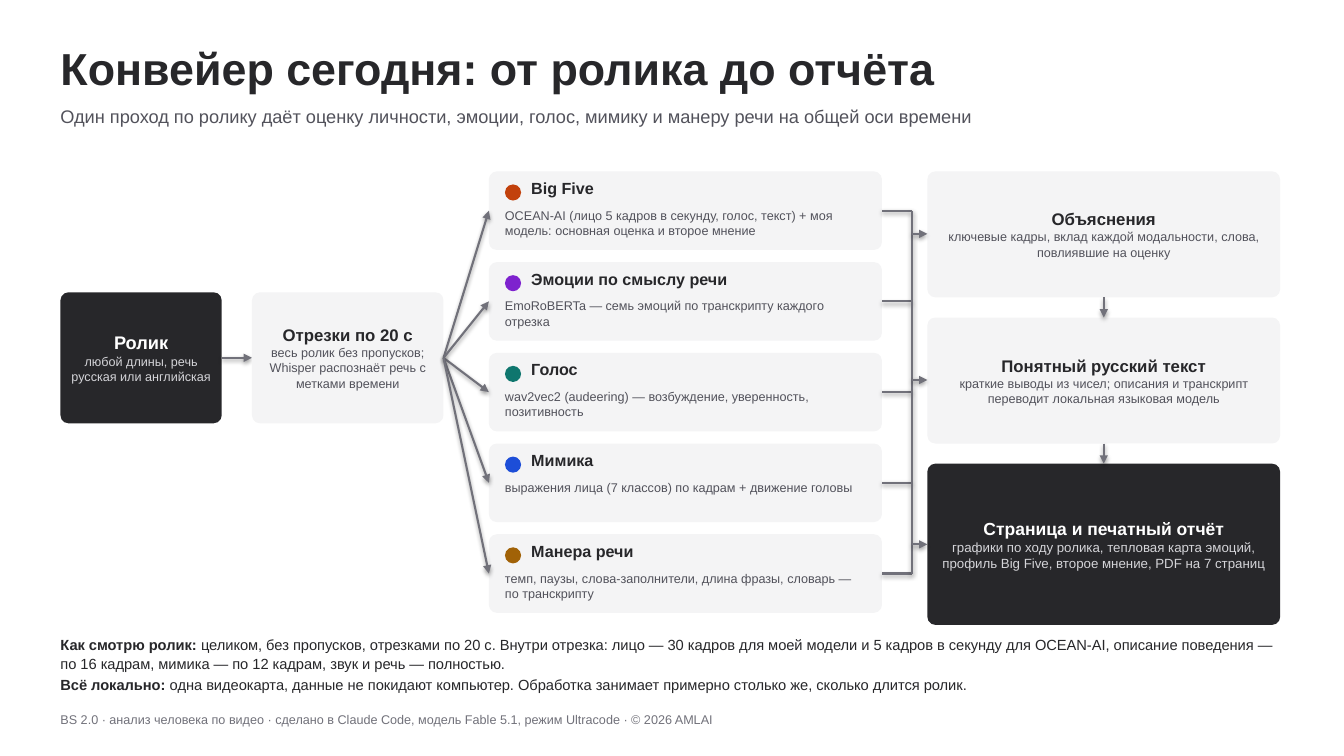
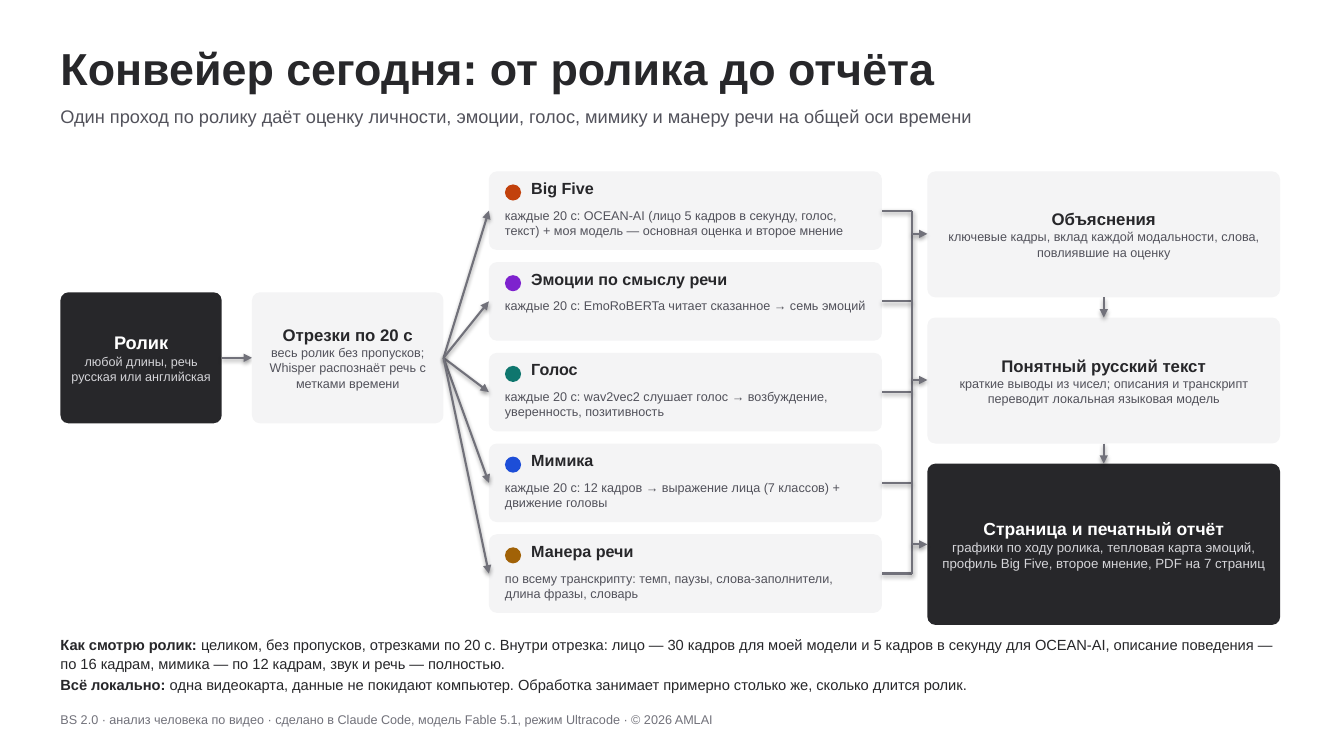
Before and after one commit to AML1969/bigfive-video, a slide deck: slide 3 of BS2_проект_5_слайдов.pptx. Drawn at 1344x756 pixels with LibreOffice and Linux fonts; fonts in the diff are those of the drawing. Boxes give left, top, right and bottom in pixels: in the first picture for what was removed or moved away, otherwise in the second. Text is boxed around its words. In the diff, an @@ line names an element or a change of style, - is before the commit and + after.

```diff
--- a/BS2_проект_5_слайдов.pptx
+++ b/BS2_проект_5_слайдов.pptx
@@ text at bbox=[505, 211, 844, 238]: text changed @@
-OCEAN-AI (лицо 5 кадров в секунду, голос, текст) + моя модель: основная оценка и второе мнение
+каждые 20 с: OCEAN-AI (лицо 5 кадров в секунду, голос, текст) + моя модель — основная оценка и второе мнение
@@ text at bbox=[505, 301, 865, 313]: text changed @@
-EmoRoBERTa — семь эмоций по транскрипту каждого отрезка
+каждые 20 с: EmoRoBERTa читает сказанное → семь эмоций
@@ text at bbox=[505, 392, 828, 419]: text changed @@
-wav2vec2 (audeering) — возбуждение, уверенность, позитивность
+каждые 20 с: wav2vec2 слушает голос → возбуждение, уверенность, позитивность
@@ text at bbox=[505, 483, 829, 510]: text changed @@
-выражения лица (7 классов) по кадрам + движение головы
+каждые 20 с: 12 кадров → выражение лица (7 классов) + движение головы
@@ text at bbox=[505, 576, 832, 601]: text changed @@
-темп, паузы, слова-заполнители, длина фразы, словарь — по транскрипту
+по всему транскрипту: темп, паузы, слова-заполнители, длина фразы, словарь
```
Also in this commit, not shown: 2 other slides changed.
